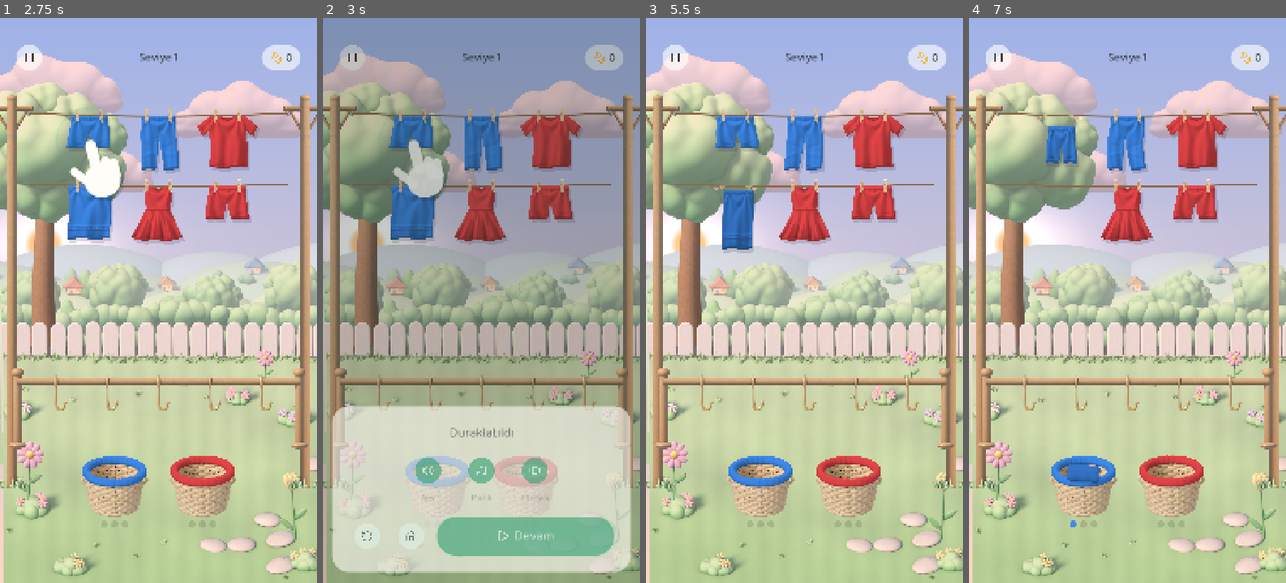
Above: before the commit, frames 1-4 (left to right).
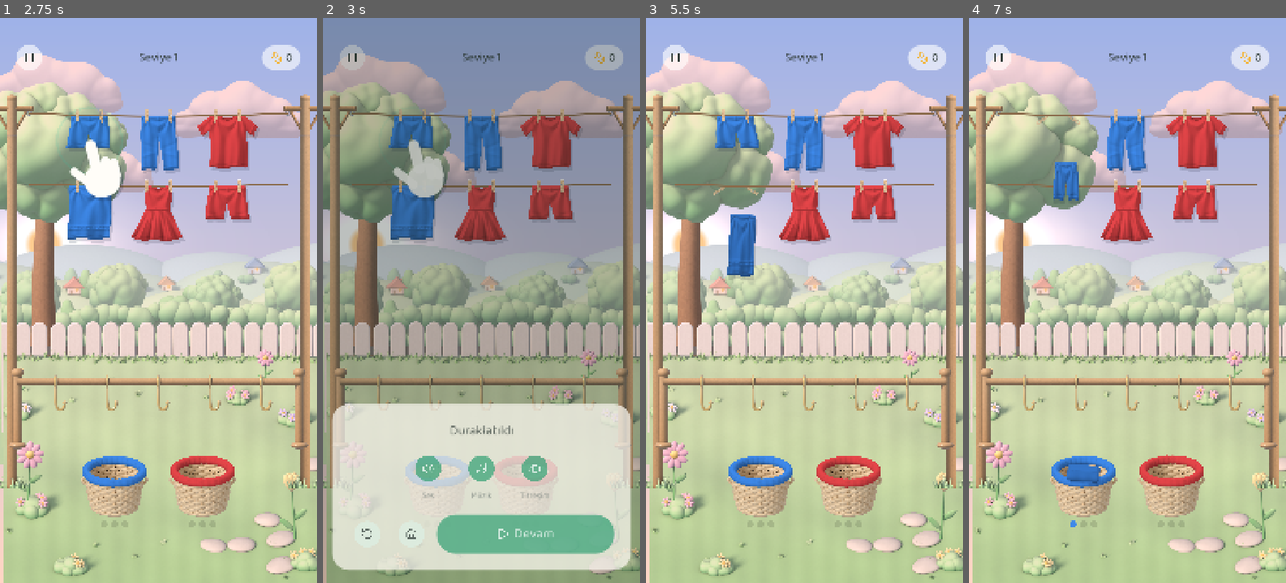
Above: after the commit, the same moments.

Repository: alperAygor/godot-games
Game: Godot game, scene res://scenes/Boot.tscn
Same seed, same stepped clock (60 frames per second), same inputs: the game is played once before the commit and once after it.
Inputs (mouse positions are in pixels of both pictures, inside the frame that each line leads up to):
- Up to frame 1 (2.75 s): move the mouse to (228, 272) at 0.52 s; click (228, 272) at 0.67 s; move the mouse to (95, 328) at 1.27 s; click (95, 328) at 1.42 s; move the mouse to (190, 176) at 2.02 s; click (190, 176) at 2.17 s
- Up to frame 2 (3 s): click (351, 57) at 2.75 s
- Up to frame 3 (5.5 s): move the mouse to (788, 413) at 3.52 s; click (788, 413) at 3.67 s; move the mouse to (899, 385) at 4.27 s; click (899, 385) at 4.42 s; move the mouse to (709, 215) at 5.02 s; click (709, 215) at 5.17 s
- Up to frame 4 (7 s): move the mouse to (1143, 300) at 5.77 s; click (1143, 300) at 5.92 s; move the mouse to (1079, 159) at 6.52 s; click (1079, 159) at 6.67 s

Frame 1 is identical in both runs. In frame 2, 2.5% of the frame differs, in the area x 3-97%, y 68-99%; in frame 3, 1.4%; in frame 4, 1.1%.

Commit message:
Çamaşır İpi: animasyonlar bir kademe daha hızlandı
Co-Authored-By: Claude Fable 5.2 <noreply@anthropic.com>

Diff:
--- a/CamasirIpi/scripts/game/motion.gd
+++ b/CamasirIpi/scripts/game/motion.gd
@@ -8,17 +8,17 @@
 
 # --- Çamaşır: mandal ve hazırlık ---
 ## Uçuştan önce çamaşır hafifçe kalkıp "çekilir"; mandallar bu sırada fırlar.
-const ANTICIPATE_SECONDS: float = 0.15
+const ANTICIPATE_SECONDS: float = 0.12
 const ANTICIPATE_LIFT: float = 16.0
 const ANTICIPATE_STRETCH: float = 0.05
 const PIN_POP_HEIGHT: float = 26.0
 const PIN_POP_SECONDS: float = 0.12
 const PIN_FALL_DISTANCE: float = 190.0
-const PIN_FALL_SECONDS: float = 0.52
+const PIN_FALL_SECONDS: float = 0.45
 const PIN_SPIN_DEGREES: float = 220.0
 
 # --- Uçuş ---
-const FLIGHT_SECONDS: float = 0.54
+const FLIGHT_SECONDS: float = 0.46
 const FLIGHT_ARC_MIN: float = 90.0
 const FLIGHT_ARC_MAX: float = 230.0
 const FLIGHT_ARC_PER_DISTANCE: float = 0.28
@@ -32,7 +32,7 @@
 
 # --- İniş ---
 const LAND_SQUASH_SECONDS: float = 0.09
-const LAND_SETTLE_SECONDS: float = 0.29
+const LAND_SETTLE_SECONDS: float = 0.24
 const LAND_SQUASH: Vector2 = Vector2(1.10, 0.88)
 const LAND_TOTAL_SECONDS: float = LAND_SQUASH_SECONDS + LAND_SETTLE_SECONDS
 
@@ -50,7 +50,7 @@
 const FOLDED_POP_FROM: float = 0.78
 
 # --- Sıra / yığılma ---
-const STAGGER_SECONDS: float = 0.12
+const STAGGER_SECONDS: float = 0.1
 const STAGGER_MIN_SECONDS: float = 0.05
 const STACK_TILT_DEGREES: float = 4.0
 const STACK_SHADE: float = 0.07
@@ -58,22 +58,22 @@
 # --- Sepet tepkisi ---
 const BASKET_BOUNCE_SQUASH: Vector2 = Vector2(1.05, 0.93)
 const BASKET_BOUNCE_IN_SECONDS: float = 0.1
-const BASKET_BOUNCE_OUT_SECONDS: float = 0.36
+const BASKET_BOUNCE_OUT_SECONDS: float = 0.3
 const BASKET_HOP_SCALE: float = 1.1
 const BASKET_BREATH: float = 0.008
 const BASKET_BREATH_SPEED: float = 1.9
 
 # --- Sepet tamamlanma ---
-const COMPLETE_PRESS_SECONDS: float = 0.24
+const COMPLETE_PRESS_SECONDS: float = 0.2
 const COMPLETE_PRESS_RATIO: float = 0.45
-const COMPLETE_HOLD_SECONDS: float = 0.1
-const COMPLETE_ABSORB_SECONDS: float = 0.29
+const COMPLETE_HOLD_SECONDS: float = 0.08
+const COMPLETE_ABSORB_SECONDS: float = 0.24
 const COMPLETE_BAND_GLOW: float = 0.45
 const COMPLETE_BAND_SECONDS: float = 0.7
 const BASKET_SLIDE: float = 330.0
-const BASKET_SLIDE_OUT_SECONDS: float = 0.42
+const BASKET_SLIDE_OUT_SECONDS: float = 0.35
 const BASKET_ARRIVE_DELAY: float = 0.1
-const BASKET_ARRIVE_SECONDS: float = 0.68
+const BASKET_ARRIVE_SECONDS: float = 0.55
 const BASKET_ARRIVE_FROM_SCALE: float = 0.9
 
 # --- Parçacıklar (düşük sayı, yumuşak) ---
@@ -99,8 +99,8 @@
 const DANGER_BLEND_RATE: float = 4.0
 
 # --- Katman (kazandın/kaybettin) ---
-const OVERLAY_FADE_SECONDS: float = 0.42
-const OVERLAY_RISE_SECONDS: float = 0.6
+const OVERLAY_FADE_SECONDS: float = 0.35
+const OVERLAY_RISE_SECONDS: float = 0.5
 const OVERLAY_RISE_DISTANCE: float = 80.0
 const WIN_DELAY_SECONDS: float = 0.45
 const LOSE_DELAY_SECONDS: float = 0.6
